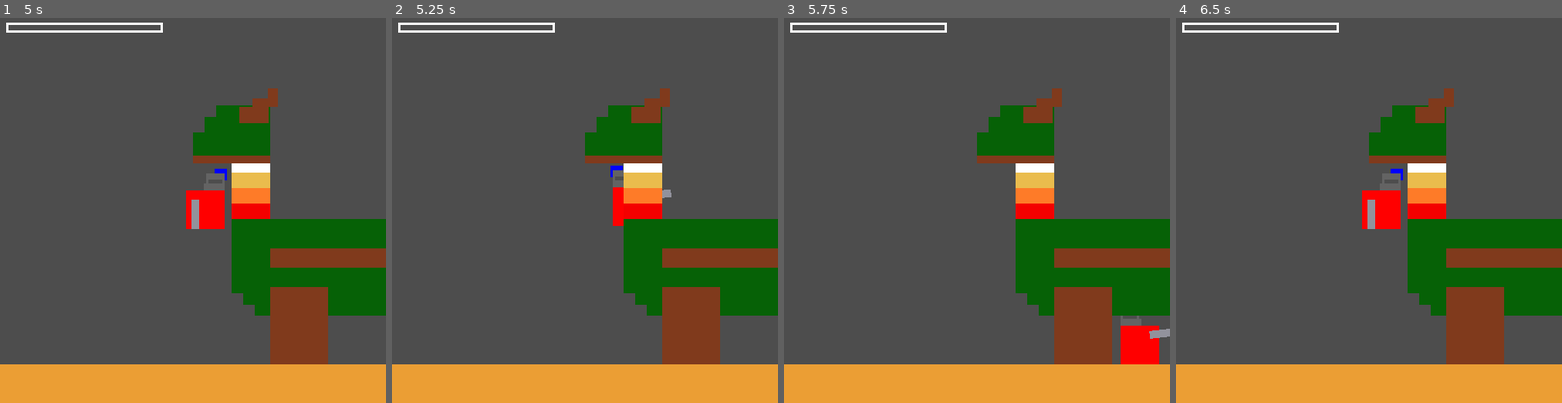
Above: before the commit, frames 1-4 (left to right).
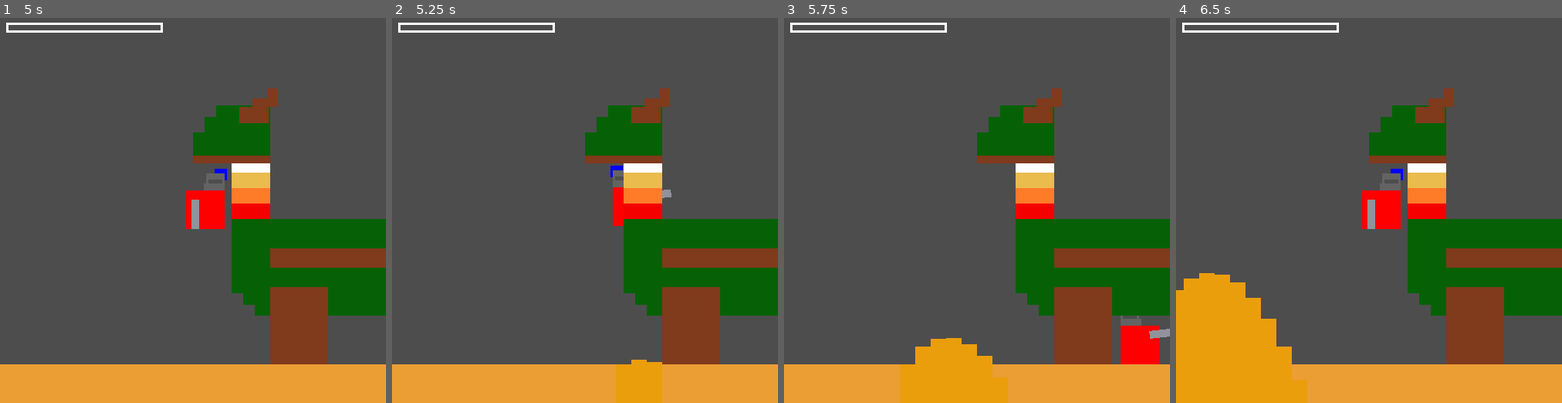
Above: after the commit, the same moments.

Repository: AceLeft/Dragon-Fall-Godot
Game: Godot game, scene res://lair/lair.tscn
Same seed, same stepped clock (60 frames per second), same inputs: the game is played once before the commit and once after it.
Inputs:
- Up to frame 1 (5 s): hold Space (attack) 0.53-1.28 s; hold D (move_right) 0.53-2.03 s; tap S (jump) at 0.77, 1.52, 3.02, 3.77, 4.52 s; tap Space (attack) at 1.35, 2.85, 4.35 s; hold Left (move_left) 2.03-2.78 s; hold Space (attack) 2.03-2.78 s; hold D (move_right) 2.78-4.28 s; hold Space (attack) 3.53-4.28 s; hold Left (move_left) from 4.28 s (still down)
- Up to frame 2 (5.25 s): release Left (move_left) at 5.03 s; hold D (move_right) from 5.03 s (still down); hold Space (attack) from 5.03 s (still down)
- Up to frame 3 (5.75 s): keep holding D (move_right); keep holding Space (attack)
- Up to frame 4 (6.5 s): release D (move_right) at 5.78 s; release Space (attack) at 5.78 s; hold Left (move_left) from 5.78 s (still down); tap Space (attack) at 5.85 s; tap S (jump) at 6.02 s

Frame 1 is identical in both runs. In frame 2, 1.3% of the frame differs, in the area x 58-70%, y 88-100%; in frame 3, 3.7%; in frame 4, 8.6%, in the area x 0-34%, y 66-100%.

Commit message:
Spawn all the quake pieces then end the attack

Diff:
--- a/project/dragon/dragon.gd
+++ b/project/dragon/dragon.gd
@@ -5,22 +5,30 @@
 	SlamGround
 }
 
+const _INIT_QUAKE_IMPULSE := Vector2(0, -100)
+const _QUAKE_IMPULSE_INCREASE := Vector2(0,-29)
+const _QUAKE_PIECE_WIDTH := 20
 
 var _attacking := false
+var _current_quake_impulse := _INIT_QUAKE_IMPULSE
+var _quake_piece_displacement := Vector2(0,0)
 
 @onready var _fire = $Fire
 @onready var _attack_animator : AnimationPlayer = $AttackAnimations
+@onready var _quake_piece_timer : Timer = $NewQuakePieceTimer
+@onready var _quake_piece_scene = preload("res://enemies/quake_piece.tscn")
 
 
 
-func _on_choose_new_attack_timer_timeout() -> void:
+func _on_new_attack_timer_timeout() -> void:
 	if not _attacking:
 		var current_attack = ATTACKS.SlamGround
 		if current_attack == ATTACKS.BreatheFire:
 			_attack_animator.play("lower_jaw")
 			_attacking = true
 		elif current_attack == ATTACKS.SlamGround:
-			pass
+			_attacking = true
+			_quake_piece_timer.start()
 
 
 func _on_fire_timer_timeout() -> void:
@@ -34,3 +42,20 @@
 		$FireTimer.start()
 	if anim_name == "raise_jaw":
 		_attacking = false
+
+
+func _on_new_quake_piece_timer_timeout() -> void:
+	var newest_position : Vector2 =  $QuakeStartMarker.global_position + _quake_piece_displacement
+	var quake_piece : RigidBody2D = _quake_piece_scene.instantiate()
+	quake_piece.global_position = newest_position
+	_quake_piece_displacement -= Vector2(_QUAKE_PIECE_WIDTH, 0)
+	add_child(quake_piece)
+	quake_piece.apply_impulse(_current_quake_impulse)
+	_current_quake_impulse += _QUAKE_IMPULSE_INCREASE
+
+	if newest_position.x <= 0:
+		_quake_piece_timer.stop()
+		_attacking = false
+		# Reset values for the next quake
+		_current_quake_impulse = _INIT_QUAKE_IMPULSE
+		_quake_piece_displacement = Vector2.ZERO
--- a/project/dragon/dragon.tscn
+++ b/project/dragon/dragon.tscn
@@ -175,7 +175,7 @@
 [node name="Fire" parent="." instance=ExtResource("4_ii6l6")]
 position = Vector2(255, 184)
 
-[node name="ChooseNewAttackTimer" type="Timer" parent="."]
+[node name="NewAttackTimer" type="Timer" parent="."]
 wait_time = 5.0
 autostart = true
 
@@ -191,6 +191,10 @@
 [node name="QuakeStartMarker" type="Marker2D" parent="."]
 position = Vector2(350, 450)
 
-[connection signal="timeout" from="ChooseNewAttackTimer" to="." method="_on_choose_new_attack_timer_timeout"]
+[node name="NewQuakePieceTimer" type="Timer" parent="."]
+wait_time = 0.07
+
+[connection signal="timeout" from="NewAttackTimer" to="." method="_on_new_attack_timer_timeout"]
 [connection signal="timeout" from="FireTimer" to="." method="_on_fire_timer_timeout"]
 [connection signal="animation_finished" from="AttackAnimations" to="." method="_on_attack_animations_animation_finished"]
+[connection signal="timeout" from="NewQuakePieceTimer" to="." method="_on_new_quake_piece_timer_timeout"]
